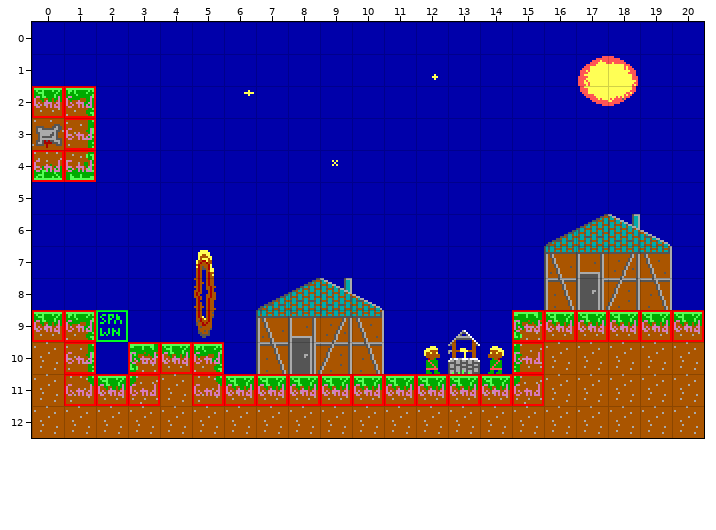
An edit to a level. Tiled map, levels/0D07.tmx. Above, as it was before the edit.
Cells are 16x16 px. Shown: x 0..20, y 0..12.
After the commit:
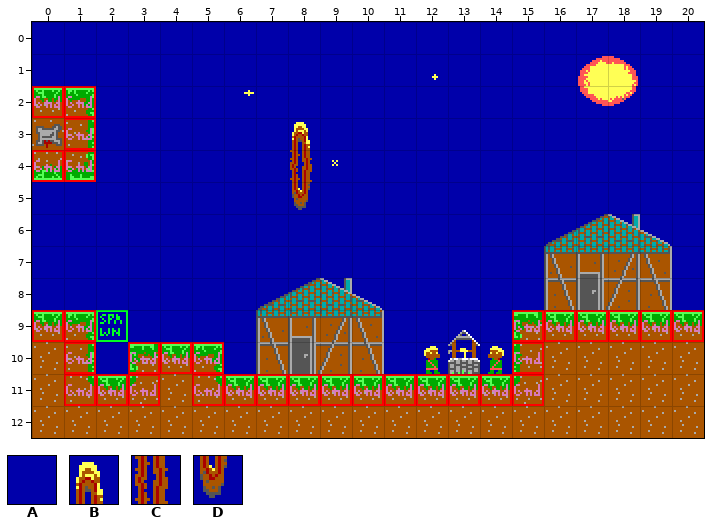
Key: from "Tileset4": A 44, B 91, C 111, D 131.
_ is an empty cell, . an unchanged one.
Changes in this commit:
--- layer "bg"
@@ x 8..8 @@
- 3 A
- 4 A
- 5 A
+ 3 B
+ 4 C
+ 5 D
@@ x 5..5 @@
- 7 B
- 8 C
- 9 D
+ 7 A
+ 8 A
+ 9 A
Changed places in both pictures, as pixel boxes (x1, y1, x2, y2):
changed: (290, 122, 312, 210)
changed: (194, 250, 216, 338)
